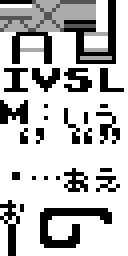
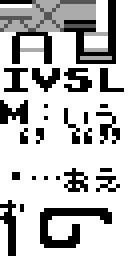
Two versions of the same layered image (w=128, h=256). Layer-by-layer changes:
added layer "Layer 3" above "Layer 1" over bbox(4, 212, 20, 224)
